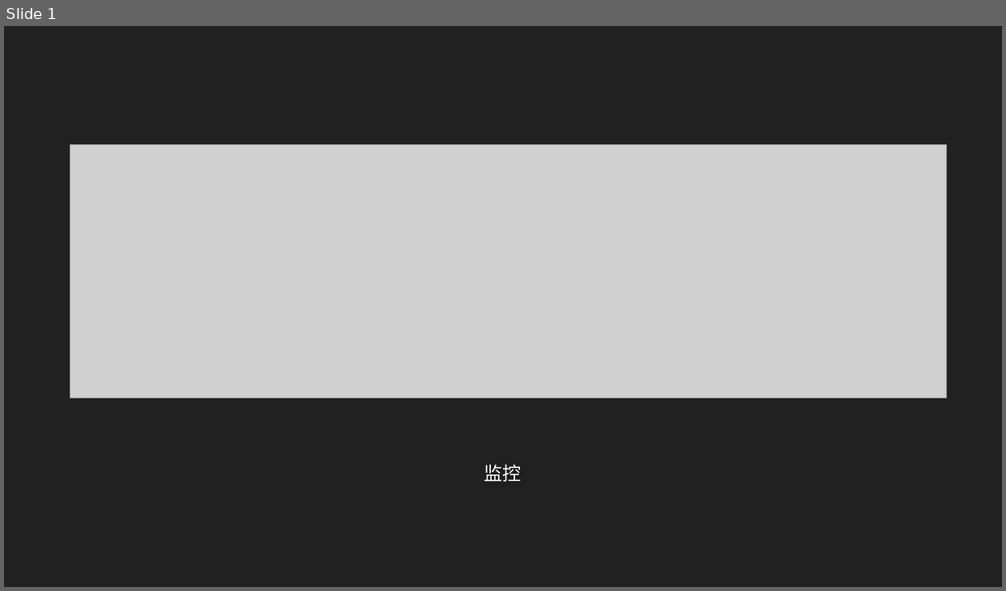
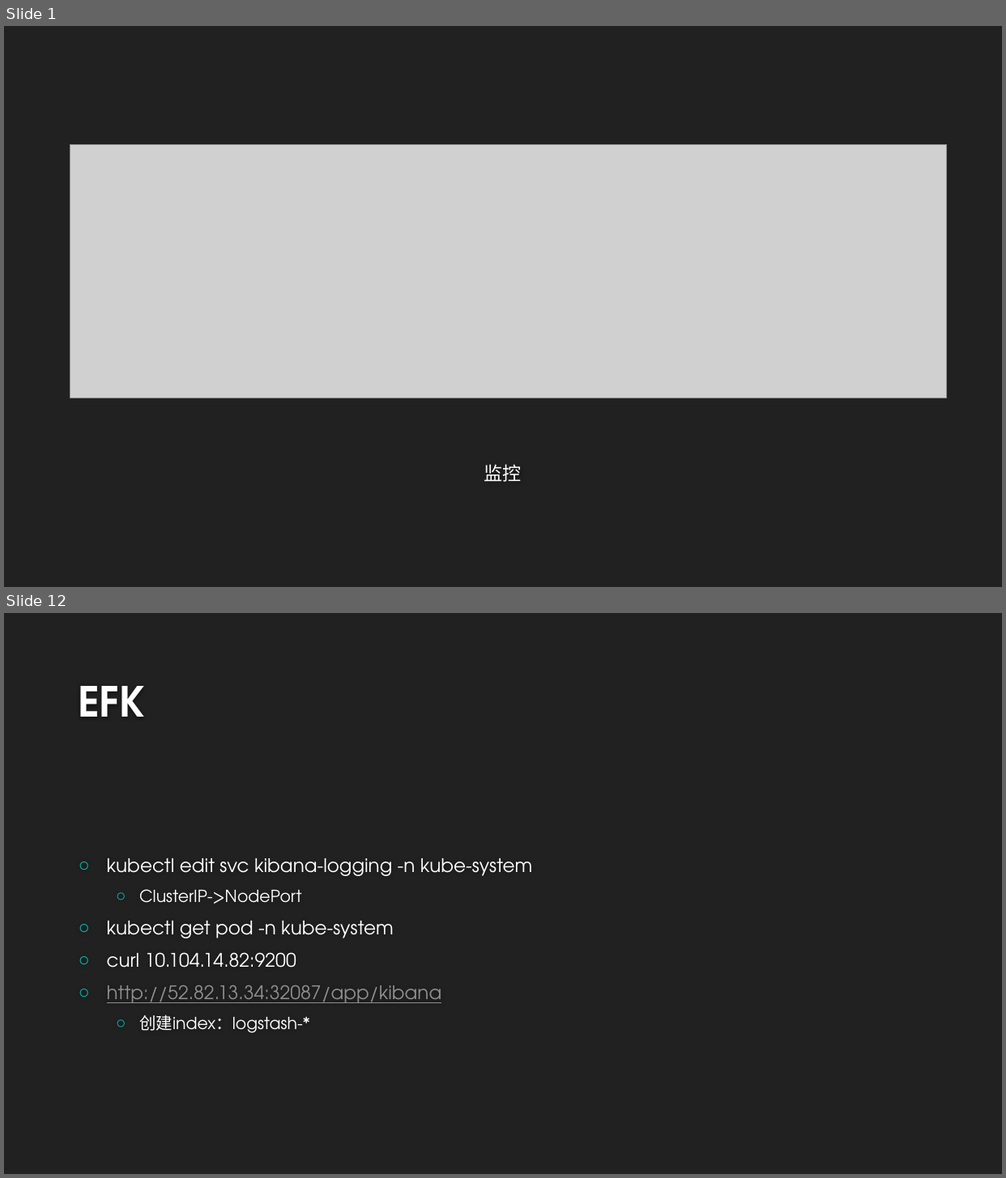
Before and after one commit to airuitian/CloudNative, a slide deck: kubernetes/k8s007.pptx. Shown one above the other, each under a label of ours: slide 1 before the commit, slides 1 and 12 after it; the slides between them are not shown. The pictures are 1006x591 and 1006x1178 pixels, drawn with LibreOffice and Linux fonts; fonts in the diff are those of the drawing; grey boxes stand for pictures; background and template pictures are left out. Boxes give left, top, right and bottom in pixels: in the first picture for what was removed or moved away, otherwise in the second. Text is boxed around its words. In the diff, an @@ line names an element or a change of style, - is before the commit and + after.

```diff
--- a/kubernetes/k8s007.pptx
+++ b/kubernetes/k8s007.pptx
@@ slide 12 added at [4, 613, 1002, 1174], background #212121 @@
@@ title added at [78, 686, 145, 717], 40 pt, text #FEFEFE, bold @@
+EFK
@@ text added at [107, 858, 532, 1033], 18 pt, text #FFFFFF @@
+○ kubectl edit svc kibana-logging -n kube-system
+  ○ ClusterIP->NodePort
+○ kubectl get pod -n kube-system
+○ curl 10.104.14.82:9200
+○ http://52.82.13.34:32087/app/kibana
+  ○ 创建index：logstash-*
```
Also in this commit, not shown: 1 slide changed, 12 other slides added, 1 other file.
